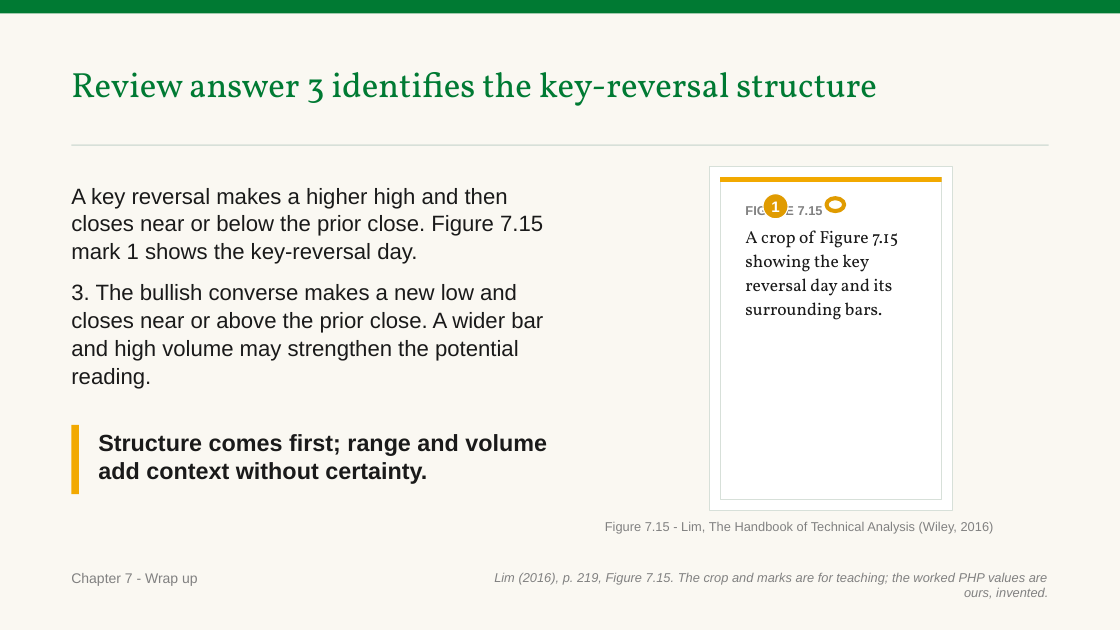
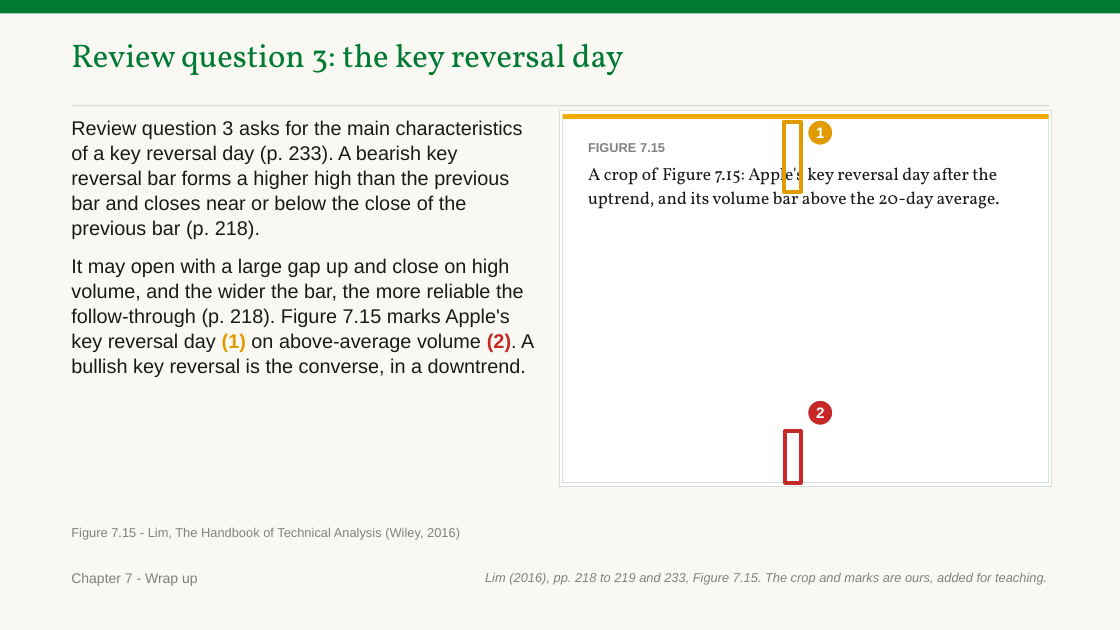
Before and after one commit to benjiesotelo-sudo/Telos_FIN1209, a slide deck: slide 250 of chapter-07/FIN1209-Chapter-07.pptx (slide 240 before the commit). Drawn at 1120x630 pixels with LibreOffice and Linux fonts; fonts in the diff are those of the drawing. Boxes give left, top, right and bottom in pixels: in the first picture for what was removed or moved away, otherwise in the second. Text is boxed around its words. In the diff, an @@ line names an element or a change of style, - is before the commit and + after.

```diff
--- a/chapter-07/FIN1209-Chapter-07.pptx
+++ b/chapter-07/FIN1209-Chapter-07.pptx
@@ text at [71,43,623,75]: text changed; size 30 to 28 pt @@
-Review answer 3 identifies the key-reversal structure
+Review question 3: the key reversal day
@@ rectangle: place and size @@
-rectangle at [71,145,1049,146]
+rectangle at [71,105,1049,107]
@@ rectangle: place and size @@
-rectangle at [720,177,941,500]
+rectangle at [560,111,1052,486]
@@ rectangle: place and size @@
-rectangle at [709,166,952,511]
+rectangle at [563,114,1049,483]
@@ rectangle: place and size @@
-rectangle at [720,177,941,182]
+rectangle at [563,114,1049,119]
@@ text at [71,120,534,377]: text changed; size 19 to 17 pt @@
-A key reversal makes a higher high and then closes near or below the prior close. Figure 7.15 mark 1 shows the key-reversal day.
-3. The bullish converse makes a new low and closes near or above the prior close. A wider bar and high volume may strengthen the potential reading.
+Review question 3 asks for the main characteristics of a key reversal day (p. 233). A bearish key reversal bar forms a higher high than the previous bar and closes near or below the close of the previous bar (p. 218).
+It may open with a large gap up and close on high volume, and the wider the bar, the more reliable the follow-through (p. 218). Figure 7.15 marks Apple's key reversal day (1) on above-average volume (2). A bullish key reversal is the converse, in a downtrend.
@@ text "FIGURE 7.15": place and size @@
-text "FIGURE 7.15" at [745,206,898,320]
+text "FIGURE 7.15" at [588,143,1000,209]
@@ rectangle added at [784,122,801,192], outline #E09B00 3.5 pt @@
@@ ellipse "1": place and size @@
-ellipse "1" at [763,194,788,219]
+ellipse "1" at [807,120,833,145]
@@ text at [588,163,1000,209]: text changed @@
-A crop of Figure 7.15 showing the key reversal day and its surrounding bars.
+A crop of Figure 7.15: Apple's key reversal day after the uptrend, and its volume bar above the 20-day average.
@@ ellipse removed at [827,198,844,211] @@
@@ ellipse added at [807,400,833,425], fill #C62828, outline #FFFFFF 1 pt, 13 pt, text #FFFFFF, bold @@
+2
@@ rectangle removed at [71,425,79,495] @@
@@ text removed at [98,434,547,484] @@
-Structure comes first; range and volume add context without certainty.
@@ rectangle added at [786,431,802,482], outline #C62828 3.5 pt @@
@@ text "Figure 7.15 - Lim, The ...": place and size @@
-text "Figure 7.15 - Lim, The ..." at [605,522,994,534]
+text "Figure 7.15 - Lim, The ..." at [71,528,460,539]
@@ text at [485,573,1047,585]: text changed @@
-Lim (2016), p. 219, Figure 7.15. The crop and marks are for teaching; the worked PHP values are ours, invented.
+Lim (2016), pp. 218 to 219 and 233, Figure 7.15. The crop and marks are ours, added for teaching.
```
Also in this commit, not shown: 17 other slides changed, 18 slides added, 8 slides removed, 4 other files.
